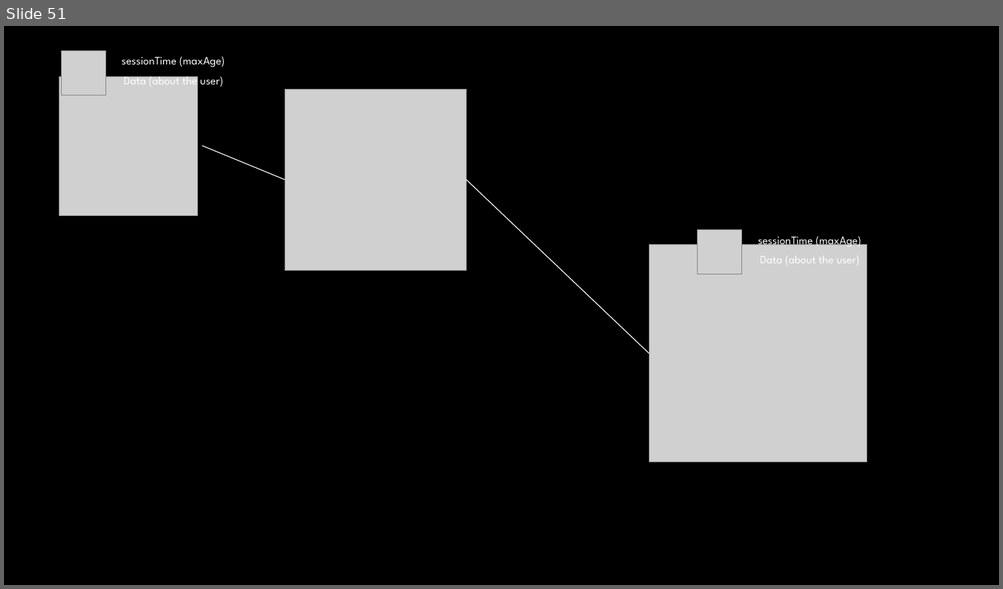
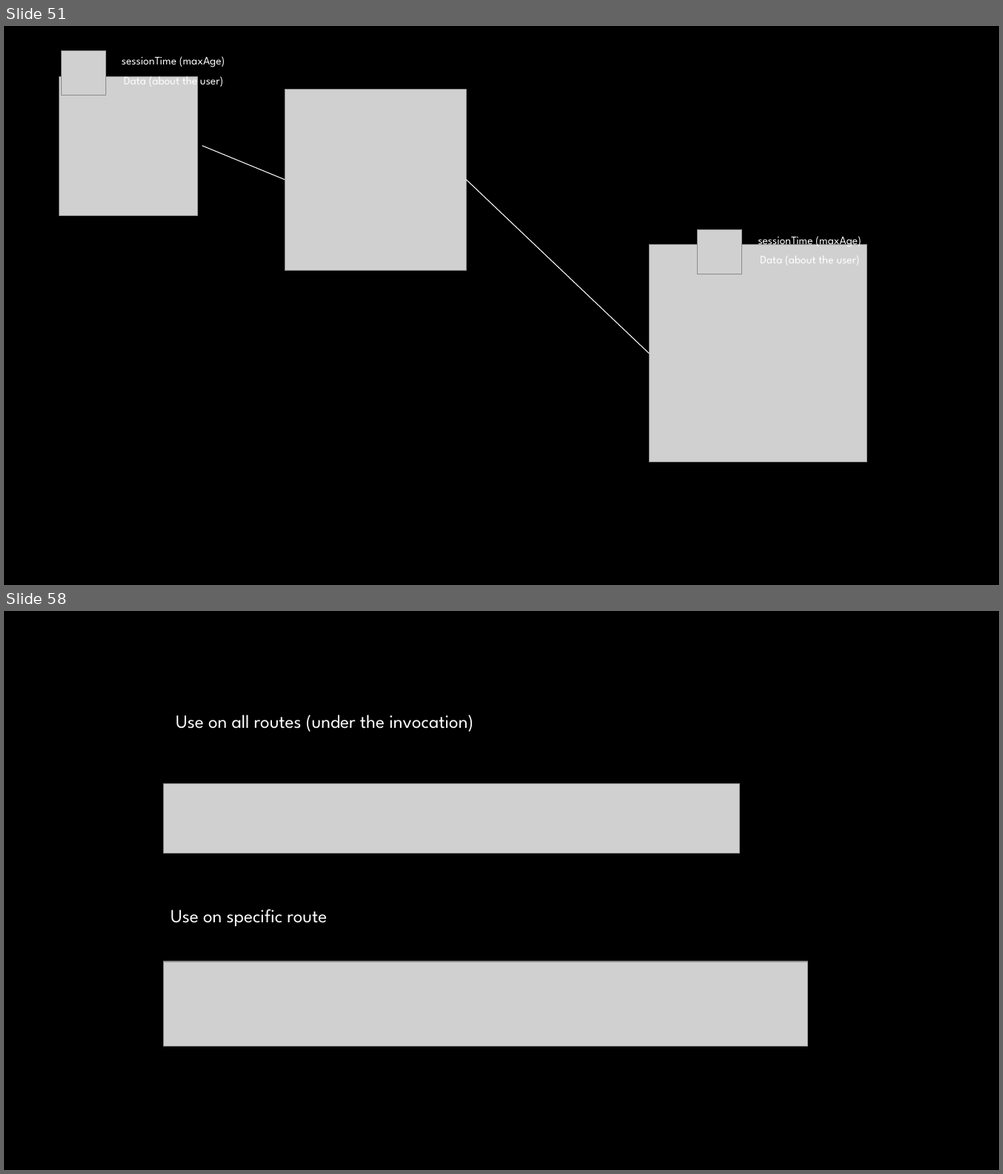
Before and after one commit to talyaron/fullstack-itc-may21, a slide deck: 05-Node/03-express/00-presentation/express-recap.pptx. Shown one above the other, each under a label of ours: slide 51 before the commit, slides 51 and 58 after it; the slides between them are not shown. The pictures are 1003x589 and 1003x1174 pixels, drawn with LibreOffice and Linux fonts; fonts in the diff are those of the drawing; grey boxes stand for pictures; background and template pictures are left out. Boxes give left, top, right and bottom in pixels: in the first picture for what was removed or moved away, otherwise in the second. Text is boxed around its words. In the diff, an @@ line names an element or a change of style, - is before the commit and + after.

```diff
--- a/05-Node/03-express/00-presentation/express-recap.pptx
+++ b/05-Node/03-express/00-presentation/express-recap.pptx
@@ slide 58 added at box(4, 611, 999, 1170), background picture (left out) @@
@@ text added at box(176, 715, 473, 732), 18 pt, text #FFFFFF @@
+Use on all routes (under the invocation)
@@ picture added at box(164, 784, 740, 854) @@
@@ text added at box(170, 909, 327, 927), 18 pt, text #FFFFFF @@
+Use on specific route
@@ picture added at box(164, 962, 808, 1047) @@
```
Also in this commit, not shown: 6 other slides added, 5 other files.
